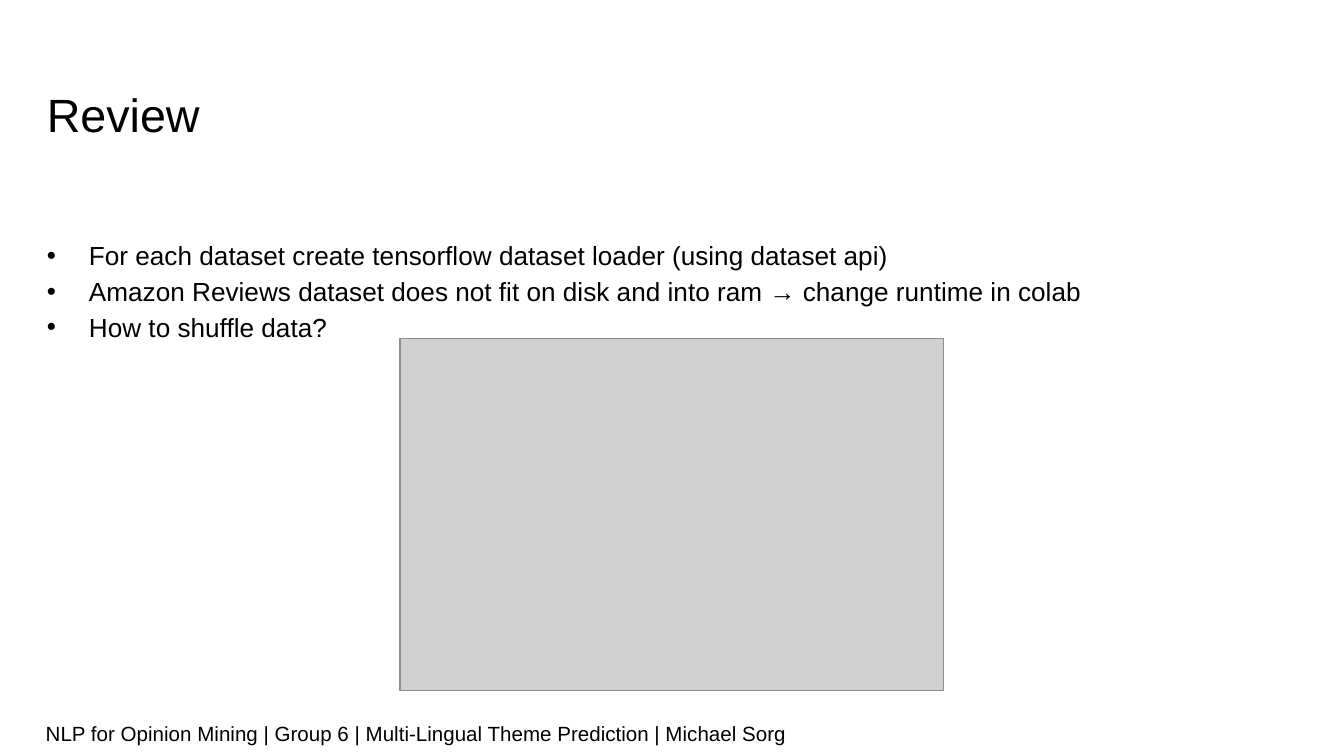
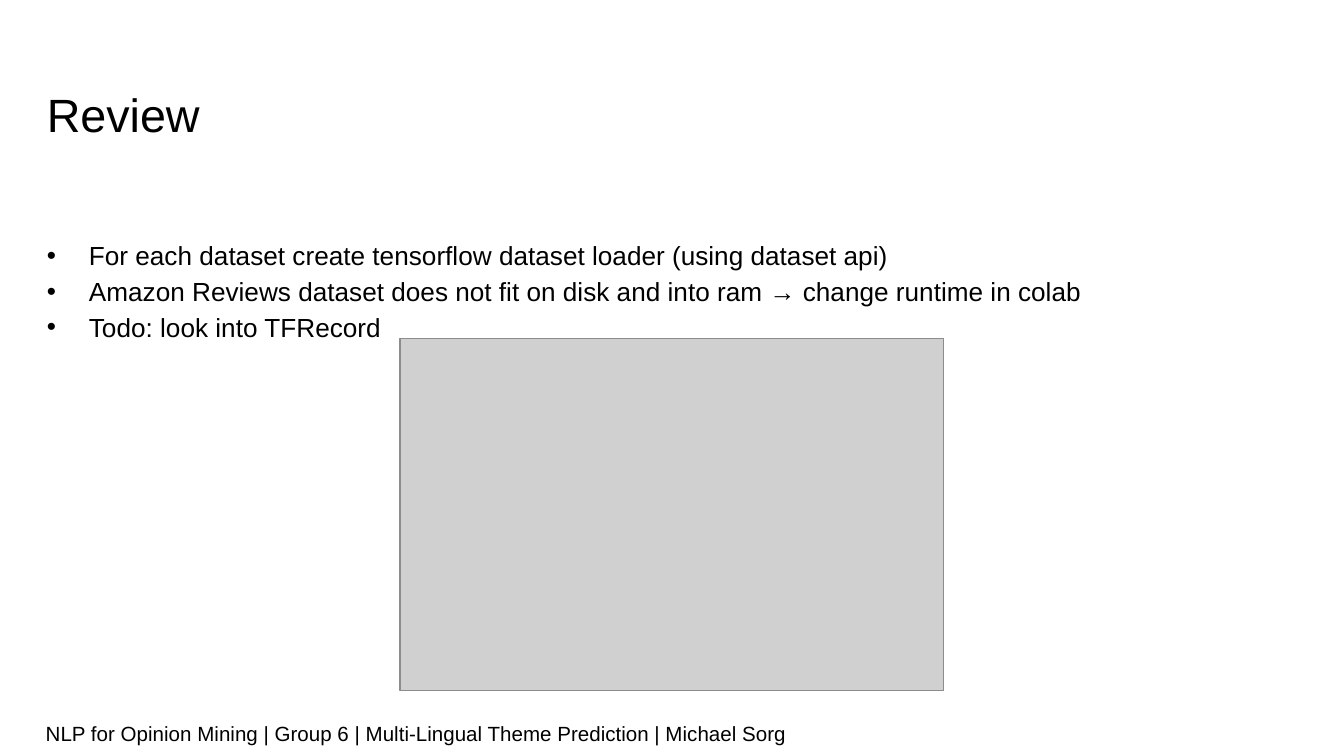
Before and after one commit to sorgmi/amazon_category_prediction, a slide deck: slide 3 of presentations/0522.pptx. Drawn at 1344x756 pixels with LibreOffice and Linux fonts; fonts in the diff are those of the drawing; grey boxes stand for pictures; background and template pictures are left out. Boxes give left, top, right and bottom in pixels: in the first picture for what was removed or moved away, otherwise in the second. Text is boxed around its words. In the diff, an @@ line names an element or a change of style, - is before the commit and + after.

```diff
--- a/presentations/0522.pptx
+++ b/presentations/0522.pptx
@@ text at [89, 318, 380, 338]: text changed @@
-• How to shuffle data?
+• Todo: look into TFRecord
```
Also in this commit, not shown: 1 other slide changed, 2 other files.
